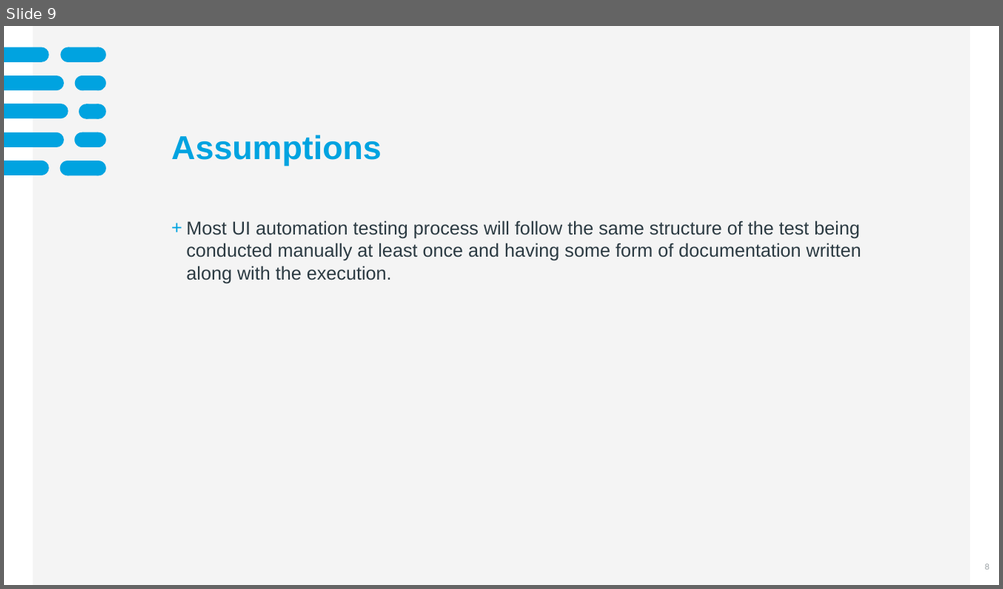
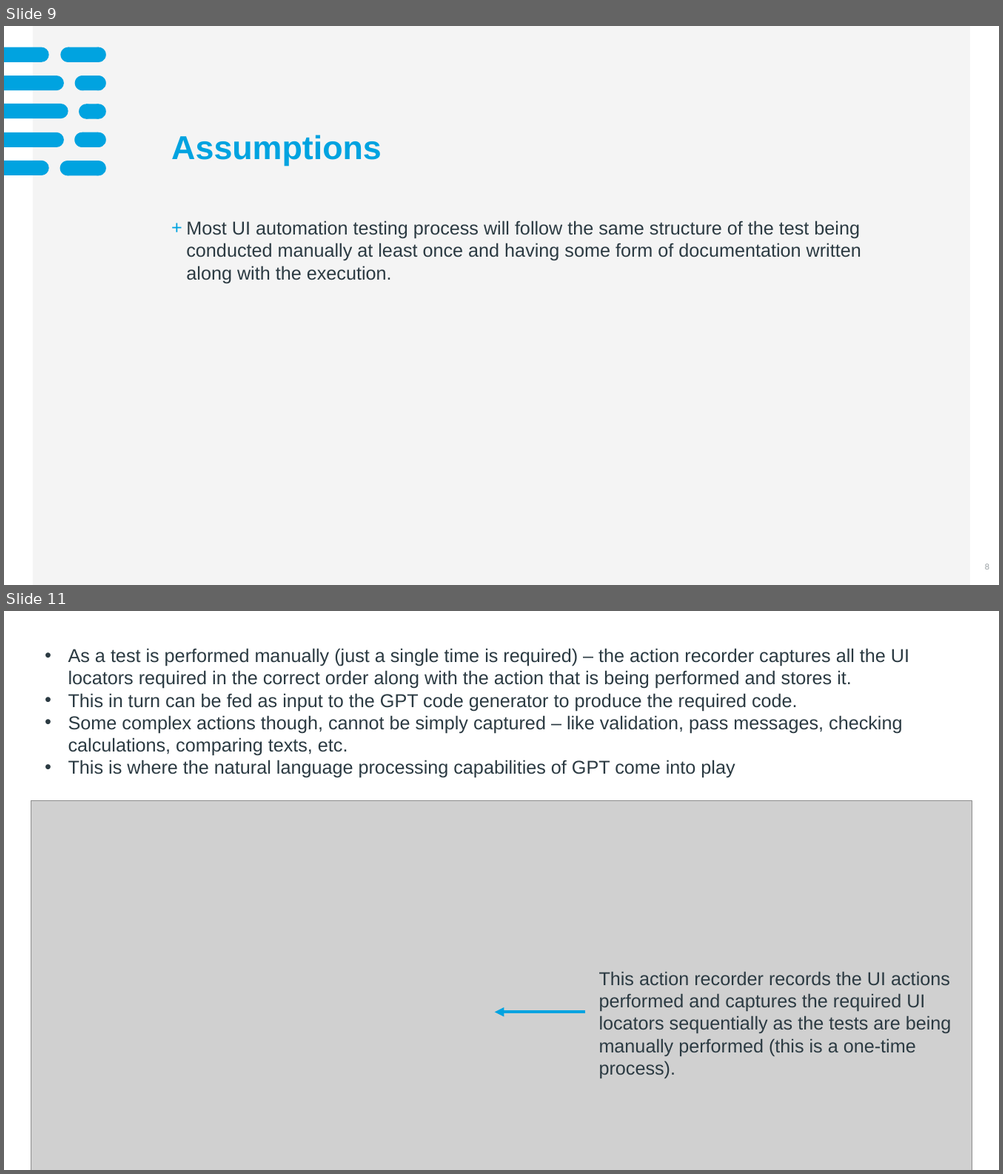
Before and after one commit to abygeorge8848/RecordandPlaybackGPT, a slide deck: PlaybackGPT.pptx. Shown one above the other, each under a label of ours: slide 9 before the commit, slides 9 and 11 after it; the slides between them are not shown. The pictures are 1003x589 and 1003x1174 pixels, drawn with LibreOffice and Linux fonts; fonts in the diff are those of the drawing; grey boxes stand for pictures; background and template pictures are left out. Boxes give left, top, right and bottom in pixels: in the first picture for what was removed or moved away, otherwise in the second. Text is boxed around its words. In the diff, an @@ line names an element or a change of style, - is before the commit and + after.

Commit message:
RecordGPT working prototype completed

```diff
--- a/PlaybackGPT.pptx
+++ b/PlaybackGPT.pptx
@@ slide 11 added at (x1=4, y1=611, x2=999, y2=1170), background #FFFFFF @@
@@ text added at (x1=68, y1=648, x2=909, y2=778), 18 pt, text #2B3A42 @@
+• As a test is performed manually (just a single time is required) – the action recorder captures all the UI locators required in the correct order along with the action that is being performed and stores it.
+• This in turn can be fed as input to the GPT code generator to produce the required code.
+• Some complex actions though, cannot be simply captured – like validation, pass messages, checking calculations, comparing texts, etc.
+• This is where the natural language processing capabilities of GPT come into play
@@ picture added at (x1=31, y1=801, x2=971, y2=1170) @@
@@ text added at (x1=599, y1=971, x2=951, y2=1056), 18 pt, text #2B3A42 @@
+This action recorder records the UI actions performed and captures the required UI locators sequentially as the tests are being manually performed (this is a one-time process).
@@ arrow added from (585, 1012) to (494, 1012), #00A3E0 3 pt @@
```
Also in this commit, not shown: 1 slide changed, 3 other slides added, 4 other files.
